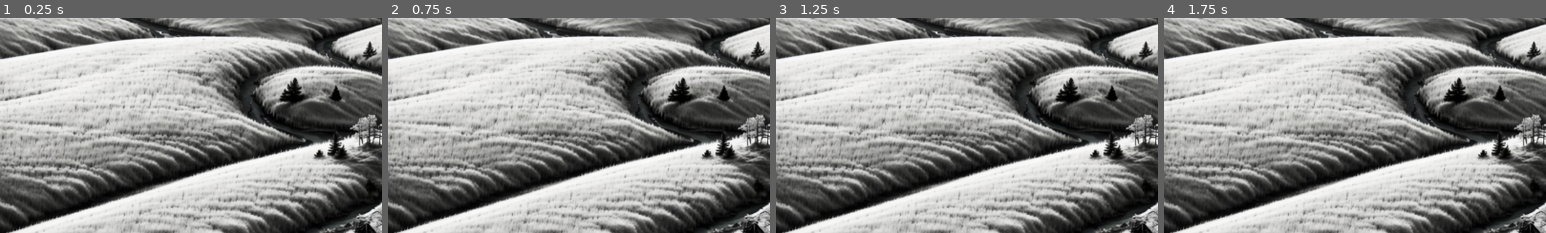
Above: before the commit, frames 1-4 (left to right).
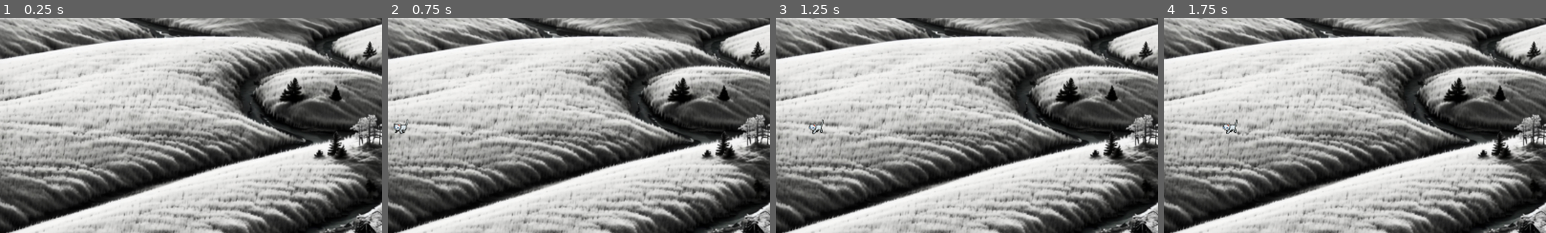
Above: after the commit, the same moments.

Repository: chaparrowarriors/CatSnap
Game: Godot game, scene res://main.tscn
Two runs of this game, one before a commit and one after it. Both use one fixed random seed, a clock stepped at 60 frames per second and the inputs below.
Inputs:
- Up to frame 1 (0.25 s): no input
- Up to frame 2 (0.75 s): tap Enter at 0.5 s
- Up to frame 3 (1.25 s): no input
- Up to frame 4 (1.75 s): no input
The pictures show only the part of the screen within x 0-50%, y 13-63%; the shares and areas given below are measured in that part.

Frame 1 is identical in both runs. In frame 2, 0.2% of the frame differs, in the area x 1-6%, y 46-54%; in frame 3, 0.1%; in frame 4, 0.1%.

Commit message:
Movimiento

Diff:
--- a/gato.gd
+++ b/gato.gd
@@ -21,12 +21,43 @@
 	# Randomizamos posicion
 	var pos_x = 0
 	var pos_y = 0
-	var random = randf_range(1, 4) # Número aleatorio para cases.
+	var random = randi_range(1, 4) # Número aleatorio para cases.
 	print(random)
 
-	match random:
-		1:
-			pos_x = 1
-			pos_y = 1
+	# Randomizamos posición pero tiene que estar fuera de la pantalla
+
+	# Case 1: Arriba
+	if random == 1:
+		pos_x = randf_range(x_min, x_max)
+		pos_y = y_max + 50
+	# Case 2: Abajo
+	elif random == 2:
+		pos_x = randf_range(x_min, x_max)
+		pos_y = y_min - 50
+	# Case 3: Izquierda
+	elif random == 3:
+		pos_x = x_min - 50
+		pos_y = randf_range(y_min, y_max)
+	# Case 4: Derecha
+	elif random == 4:
+		pos_x = x_max + 50
+		pos_y = randf_range(y_min, y_max)
+
+	# Asignamos posición
+	set_position(Vector2(pos_x, pos_y))
+
+	# Asignamos velocidad
+	var velocidad = 100
+	var direccion = Vector2(0, 0)
+	if random == 1:
+		direccion = Vector2(0, -1)
+	elif random == 2:
+		direccion = Vector2(0, 1)
+	elif random == 3:
+		direccion = Vector2(1, 0)
+	elif random == 4:
+		direccion = Vector2(-1, 0)
+	set_axis_velocity(direccion * velocidad)
+
 
 	$AnimatedSprite2D.play('idle')
--- a/main.gd
+++ b/main.gd
@@ -17,3 +17,5 @@
 	var escena_gato = preload("res://gato.tscn")
 	# Instancia la escena
 	var gato = escena_gato.instantiate()
+	# Agrega el RigidBody al nodo actual
+	add_child(gato)
